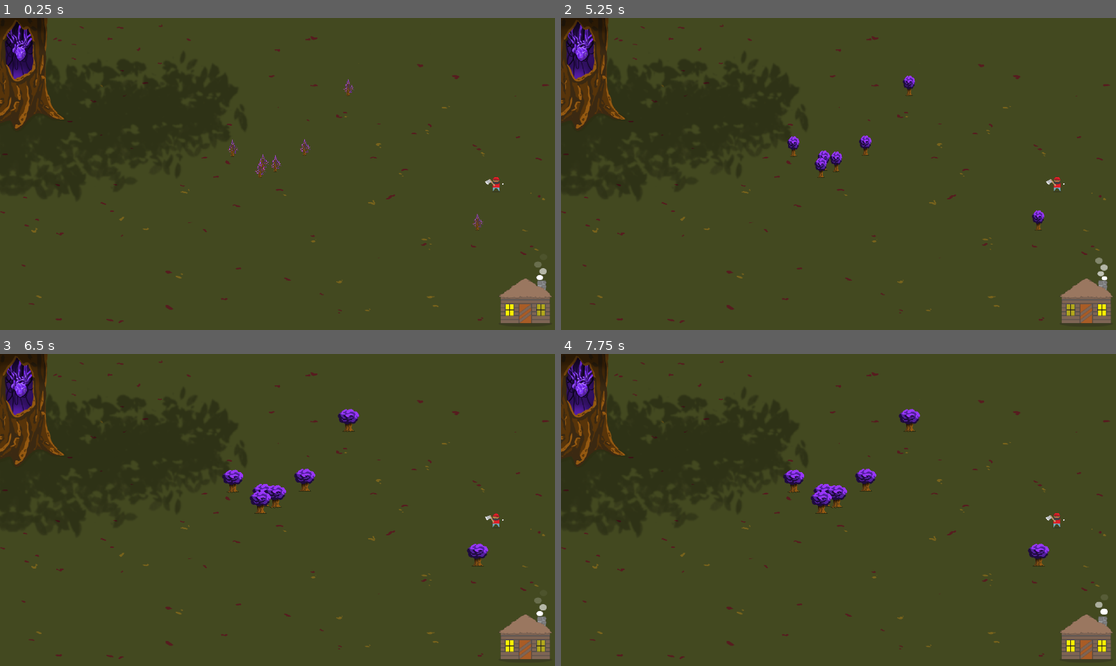
Above: before the commit, frames 1-4 (two rows, left to right).
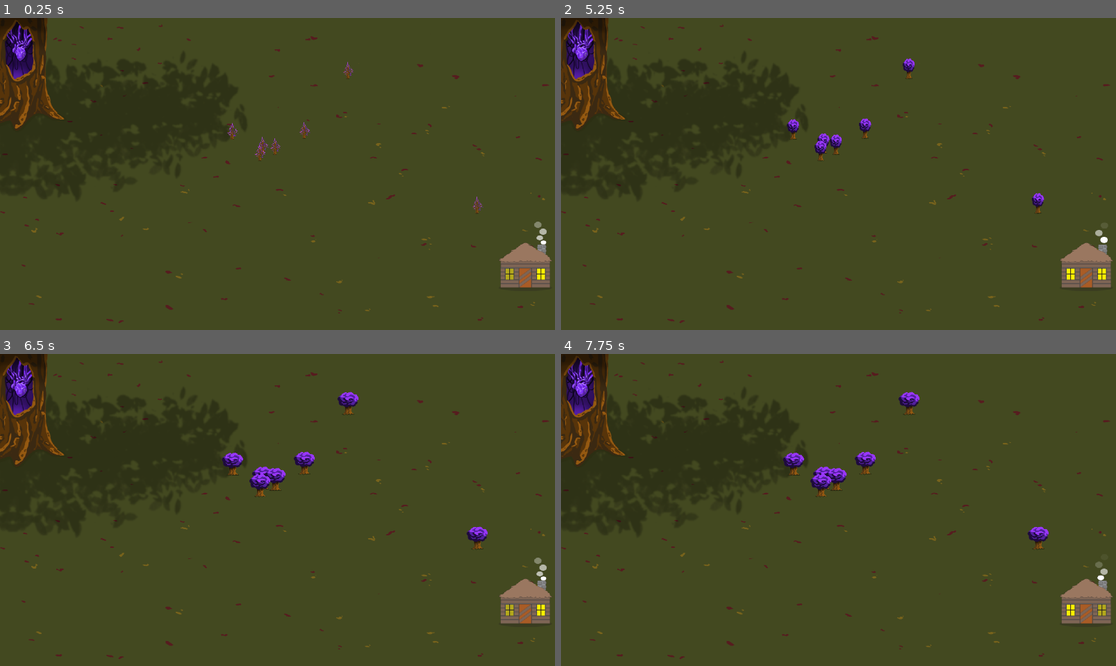
Above: after the commit, the same moments.

Repository: sksmith/ATreeKilledMyFather
Game: Godot game, scene res://Main.tscn
Same seed, same stepped clock (60 frames per second), same inputs: the game is played once before the commit and once after it.
Inputs:
- Up to frame 1 (0.25 s): no input
- Up to frame 2 (5.25 s): hold D (f_move_right) 0.53-1.28 s; hold Space (f_action) 0.53-1.28 s; hold S (f_move_down) 1.28-2.03 s; tap Space (f_action) at 1.35, 2.85, 4.35 s; hold D (f_move_right) 2.03-2.78 s; hold Space (f_action) 2.03-2.78 s; hold W (f_move_up) 2.78-3.53 s; hold Space (f_action) 3.53-4.28 s; hold A (f_move_left) 3.53-5.03 s; hold S (f_move_down) from 5.03 s (still down); hold Space (f_action) from 5.03 s (still down)
- Up to frame 3 (6.5 s): release S (f_move_down) at 5.78 s; release Space (f_action) at 5.78 s; hold D (f_move_right) from 5.78 s (still down); tap Space (f_action) at 5.85 s
- Up to frame 4 (7.75 s): release D (f_move_right) at 6.53 s; hold W (f_move_up) 6.53-7.28 s; hold Space (f_action) 6.53-7.28 s; hold D (f_move_right) from 7.28 s (still down); tap Space (f_action) at 7.35 s

The runs differ from the first frame. In frame 1, 2.7% of the frame differs, in the area x 40-100%, y 14-98%; in frame 2, 3.3%; in frame 3, 4.1%; in frame 4, 4.1%, in the area x 39-100%, y 12-98%.
Error after the commit: Invalid get index 'position' (on base: 'null instance'). (res://Main.gd:17)

Commit message:
Fix y-sorting

Diff:
--- a/Cabin.tscn
+++ b/Cabin.tscn
@@ -13,17 +13,18 @@
 } ]
 
 [sub_resource type="RectangleShape2D" id=2]
-extents = Vector2( 84.25, 12 )
+extents = Vector2( 88, 33.5 )
 
-[node name="Cabin" type="Area2D"]
-position = Vector2( -4, -78 )
+[node name="Cabin" type="StaticBody2D"]
+position = Vector2( 0, -203 )
 
 [node name="CabinSprite" type="AnimatedSprite" parent="."]
+position = Vector2( 0, -124 )
 scale = Vector2( 1.5, 1.5 )
 frames = SubResource( 1 )
-frame = 1
+frame = 2
 playing = true
 
 [node name="CabinCollider" type="CollisionShape2D" parent="."]
-position = Vector2( 2, 118 )
+position = Vector2( 1, -27.5 )
 shape = SubResource( 2 )
--- a/Lumberjack.tscn
+++ b/Lumberjack.tscn
@@ -4,8 +4,6 @@
 [ext_resource path="res://Lumberjack.gd" type="Script" id=2]
 [ext_resource path="res://assets/lumberjack/reticle.png" type="Texture" id=3]
 
-[sub_resource type="CapsuleShape2D" id=56]
-
 [sub_resource type="AtlasTexture" id=23]
 atlas = ExtResource( 1 )
 region = Rect2( 0, 164, 83, 82 )
@@ -166,22 +164,31 @@
 "speed": 8.0
 } ]
 
-[sub_resource type="CircleShape2D" id=21]
-radius = 2.0
+[sub_resource type="CapsuleShape2D" id=56]
+radius = 8.0
+height = 18.0
+
+[sub_resource type="RectangleShape2D" id=57]
+extents = Vector2( 13.5, 2 )
 
 [node name="Lumberjack" type="KinematicBody2D"]
 collision_layer = 3
 collision_mask = 3
 script = ExtResource( 2 )
-
-[node name="LumberjackCollider" type="CollisionShape2D" parent="."]
-shape = SubResource( 56 )
+speed = 200
 
 [node name="AnimatedSprite" type="AnimatedSprite" parent="."]
+position = Vector2( 0, -16 )
 frames = SubResource( 1 )
 animation = "wood_idle"
 
+[node name="LumberjackCollider" type="CollisionShape2D" parent="."]
+position = Vector2( 0, -1 )
+rotation = 1.5708
+shape = SubResource( 56 )
+
 [node name="PivotPoint" type="Position2D" parent="." groups=["tree"]]
+position = Vector2( 0, -16 )
 
 [node name="LumberjackReticle" type="Area2D" parent="PivotPoint" groups=["tree"]]
 collision_layer = 16
@@ -189,13 +196,14 @@
 priority = 1.0
 
 [node name="Reticle" type="Sprite" parent="PivotPoint/LumberjackReticle"]
-position = Vector2( 36, 0 )
-scale = Vector2( 0.0255555, 0.0277778 )
+position = Vector2( 25.5, 0 )
+scale = Vector2( 0.12, 0.017 )
 texture = ExtResource( 3 )
 
 [node name="ReticleCollider" type="CollisionShape2D" parent="PivotPoint/LumberjackReticle" groups=["tree"]]
 show_behind_parent = true
-position = Vector2( 36, 0 )
-shape = SubResource( 21 )
+position = Vector2( 25.5, 0 )
+scale = Vector2( 1, 1 )
+shape = SubResource( 57 )
 
 [connection signal="area_entered" from="PivotPoint/LumberjackReticle" to="." method="_on_LumberjackReticle_area_entered"]
--- a/Main.gd
+++ b/Main.gd
@@ -1,10 +1,17 @@
 extends Node
 
 var score
+export(NodePath) var lumberjack
+export(NodePath) var lumberjack_spawn
+
+var lumberjack_node
+var lumberjack_spawn_node
 
 func _ready():
 	new_game()
 	randomize()
 
 func new_game():
-	$Lumberjack.start($LumberjackSpawnPoint.position)
+	lumberjack_node = get_node(lumberjack)
+	lumberjack_spawn_node = get_node(lumberjack_spawn)
+	lumberjack_node.start(lumberjack_spawn_node.position)
--- a/Tree.tscn
+++ b/Tree.tscn
@@ -53,35 +53,39 @@
 } ]
 
 [sub_resource type="CapsuleShape2D" id=4]
-radius = 4.69254
-height = 0.720594
+radius = 6.03708
+height = 4.61237
 
 [sub_resource type="CapsuleShape2D" id=5]
-radius = 5.06945
-height = 21.8947
+radius = 6.09554
+height = 21.738
 
 [sub_resource type="CapsuleShape2D" id=6]
-radius = 6.00868
-height = 38.0103
+radius = 8.40826
+height = 45.9734
 
 [sub_resource type="CapsuleShape2D" id=7]
-radius = 15.0
-height = 28.0
+radius = 20.0
+height = 12.0
 
 [sub_resource type="CapsuleShape2D" id=8]
-radius = 31.0
-height = 18.0
+radius = 25.0
+height = 10.0
 
 [sub_resource type="CapsuleShape2D" id=9]
-radius = 57.0
-height = 12.0
+radius = 43.0
+height = 16.0
 
 [node name="Tree" type="StaticBody2D" groups=["tree"]]
 collision_layer = 3
 collision_mask = 3
 script = ExtResource( 2 )
+__meta__ = {
+"_edit_group_": true
+}
 
 [node name="TreeSprite" type="AnimatedSprite" parent="."]
+position = Vector2( -1, -59 )
 frames = SubResource( 3 )
 animation = "phase1"
 frame = 4
@@ -92,35 +96,39 @@
 autostart = true
 
 [node name="Phase1Collider" type="CollisionShape2D" parent="."]
-position = Vector2( 1, 56 )
+visible = false
+position = Vector2( -1, 4 )
 rotation = 1.55171
 shape = SubResource( 4 )
 
 [node name="Phase2Collider" type="CollisionShape2D" parent="."]
-position = Vector2( 3, 56 )
+visible = false
+position = Vector2( 1, 3 )
 rotation = 1.56209
 shape = SubResource( 5 )
 
 [node name="Phase3Collider" type="CollisionShape2D" parent="."]
-position = Vector2( 4, 56 )
-rotation = 1.55299
+visible = false
+position = Vector2( 3, 2 )
+rotation = 1.5708
 shape = SubResource( 6 )
 
 [node name="TargetArea" type="Area2D" parent="." groups=["tree"]]
+visible = false
+position = Vector2( -2, -54 )
 collision_layer = 16
 collision_mask = 16
 
 [node name="Phase1" type="CollisionShape2D" parent="TargetArea"]
-position = Vector2( 1, 32 )
+position = Vector2( 2, 40 )
 shape = SubResource( 7 )
 
 [node name="Phase2" type="CollisionShape2D" parent="TargetArea"]
-position = Vector2( 2, 22 )
+position = Vector2( 3, 43 )
 shape = SubResource( 8 )
 
 [node name="Phase3" type="CollisionShape2D" parent="TargetArea"]
-position = Vector2( 3, 0 )
+position = Vector2( 4, 28 )
 shape = SubResource( 9 )
 
 [connection signal="timeout" from="LevelTimer" to="." method="_on_LevelTimer_timeout"]
-[connection signal="area_entered" from="TargetArea" to="." method="_on_TargetArea_area_entered"]
--- a/forest/ForestCursor.tscn
+++ b/forest/ForestCursor.tscn
@@ -48,6 +48,7 @@
 [node name="AnimatedSprite" type="AnimatedSprite" parent="."]
 frames = SubResource( 1 )
 animation = "no"
+frame = 1
 playing = true
 
 [node name="CollisionShape2D" type="CollisionShape2D" parent="."]
--- /dev/null
+++ b/forest/Main-Jim.tscn
@@ -0,0 +1,56 @@
+[gd_scene load_steps=8 format=2]
+
+[ext_resource path="res://Lumberjack.tscn" type="PackedScene" id=1]
+[ext_resource path="res://Main.gd" type="Script" id=2]
+[ext_resource path="res://forest/ForestCursor.tscn" type="PackedScene" id=3]
+[ext_resource path="res://assets/Background.png" type="Texture" id=4]
+[ext_resource path="res://HeartTree.tscn" type="PackedScene" id=5]
+[ext_resource path="res://Cabin.tscn" type="PackedScene" id=6]
+[ext_resource path="res://forest/PlantedTree.tscn" type="PackedScene" id=7]
+
+[node name="Main" type="Node"]
+script = ExtResource( 2 )
+lumberjack = NodePath("World/YSort/Lumberjack")
+lumberjack_spawn = NodePath("World/YSort/LumberjackSpawnPoint")
+
+[node name="World" type="Node2D" parent="."]
+
+[node name="Background" type="Sprite" parent="World"]
+position = Vector2( 960, 540 )
+z_index = -2000
+texture = ExtResource( 4 )
+
+[node name="YSort" type="YSort" parent="World"]
+
+[node name="HeartTree" parent="World/YSort" instance=ExtResource( 5 )]
+position = Vector2( 60, 186 )
+
+[node name="Cabin" parent="World/YSort" instance=ExtResource( 6 )]
+position = Vector2( 1812, 1040 )
+
+[node name="LumberjackSpawnPoint" type="Position2D" parent="World/YSort"]
+position = Vector2( 1702, 589 )
+
+[node name="Trees" type="YSort" parent="World/YSort"]
+
+[node name="PlantedTree" parent="World/YSort/Trees" instance=ExtResource( 7 )]
+position = Vector2( 280, 267 )
+
+[node name="PlantedTree3" parent="World/YSort/Trees" instance=ExtResource( 7 )]
+position = Vector2( 128, 421 )
+
+[node name="PlantedTree4" parent="World/YSort/Trees" instance=ExtResource( 7 )]
+position = Vector2( 1541, 632 )
+
+[node name="PlantedTree5" parent="World/YSort/Trees" instance=ExtResource( 7 )]
+position = Vector2( 1514, 554 )
+
+[node name="PlantedTree2" parent="World/YSort/Trees" instance=ExtResource( 7 )]
+position = Vector2( 314, 411 )
+
+[node name="Lumberjack" parent="World/YSort" instance=ExtResource( 1 )]
+position = Vector2( 1610, 546 )
+
+[node name="ForestCursor" parent="." instance=ExtResource( 3 )]
+position = Vector2( 921, 500 )
+tree_parent_node = NodePath("../World/YSort/Trees")
--- a/forest/PlantedTree.tscn
+++ b/forest/PlantedTree.tscn
@@ -18,7 +18,6 @@
 z_index = -1000
 
 [node name="Tree" parent="." instance=ExtResource( 1 )]
-position = Vector2( 0, -48 )
 
 [node name="PlantingBlocker" type="Area2D" parent="." groups=["tree"]]
 collision_layer = 65536
